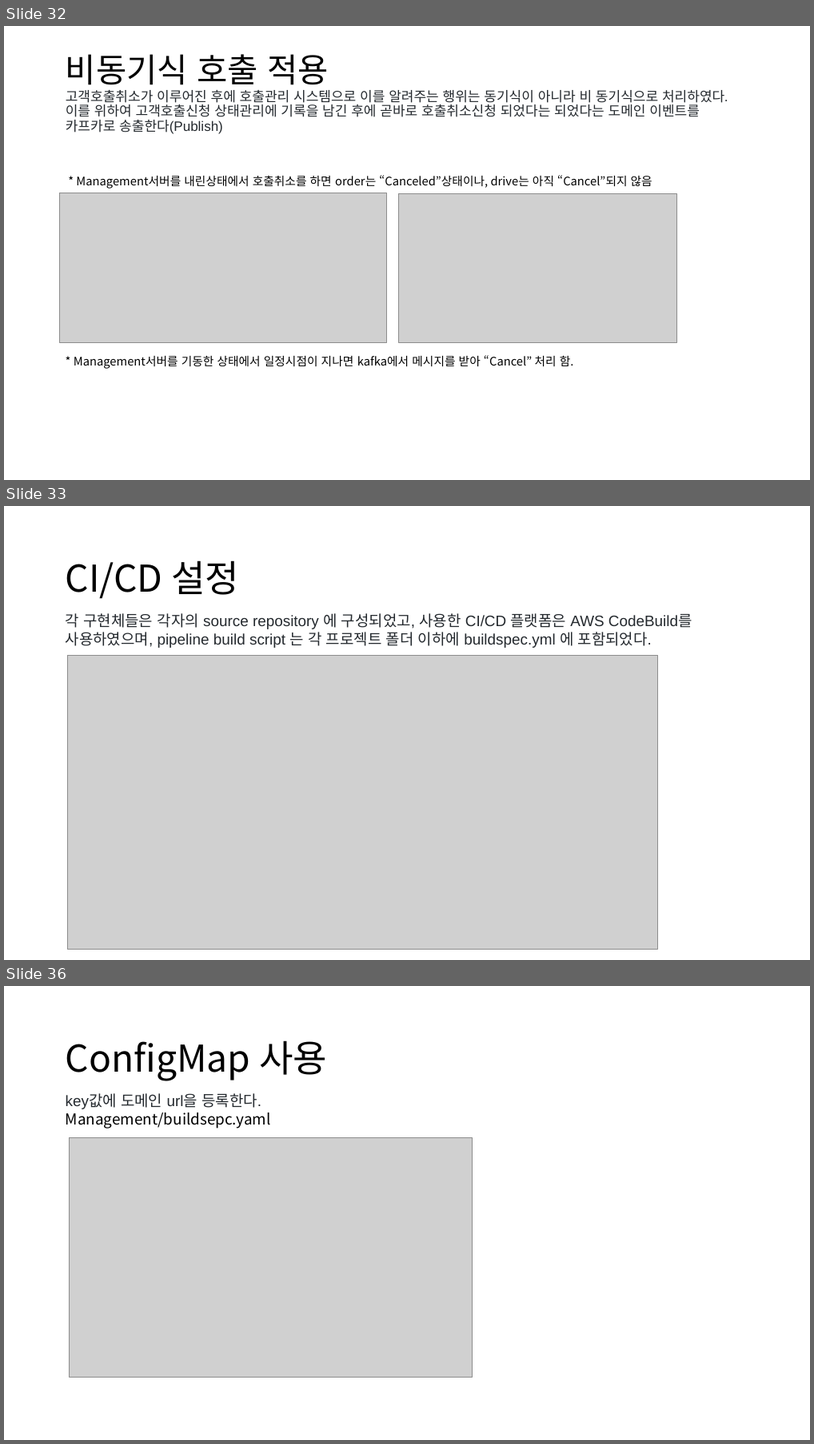
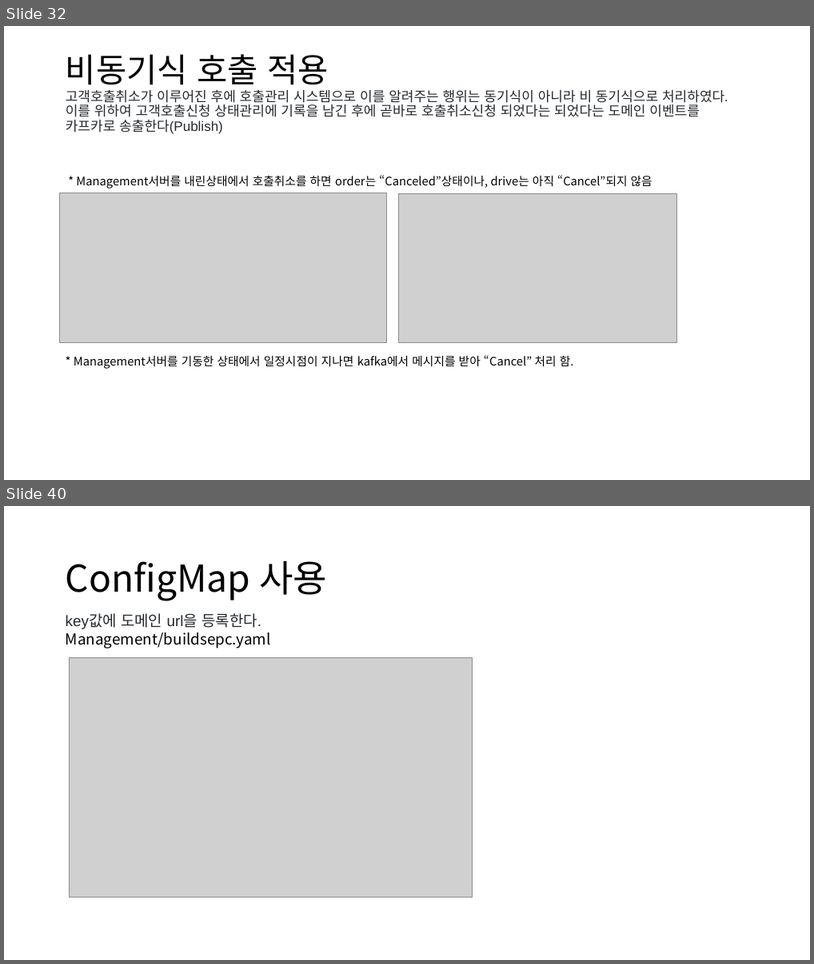
Before and after one commit to eoboon/DCNA-AWS, a slide deck: hTaxi_v0.2.pptx. Shown one above the other, each under a label of ours: slides 32, 33 and 36 before the commit, slides 32 and 40 after it; the slides between them are not shown. The pictures are 814x1444 and 814x964 pixels, drawn with LibreOffice and Linux fonts; fonts in the diff are those of the drawing; grey boxes stand for pictures. Boxes give left, top, right and bottom in pixels: in the first picture for what was removed or moved away, otherwise in the second. Text is boxed around its words. In the diff, an @@ line names an element or a change of style, - is before the commit and + after.

```diff
--- a/hTaxi_v0.2.pptx
+++ b/hTaxi_v0.2.pptx
@@ slide 33 removed at bbox=[4, 506, 810, 960], background #FFFFFF @@
@@ title removed at bbox=[66, 560, 239, 599] @@
-CI/CD 설정
@@ text removed at bbox=[66, 613, 693, 648] @@
-각 구현체들은 각자의 source repository 에 구성되었고, 사용한 CI/CD 플랫폼은 AWS CodeBuild를 사용하였으며, pipeline build script 는 각 프로젝트 폴더 이하에 buildspec.yml 에 포함되었다.
@@ picture removed at bbox=[67, 655, 658, 949] @@
@@ what was slide 36 is now slide 40 @@
```
Also in this commit, not shown: 8 slides changed, 2 slides added, 3 other slides removed, 3 other files.
